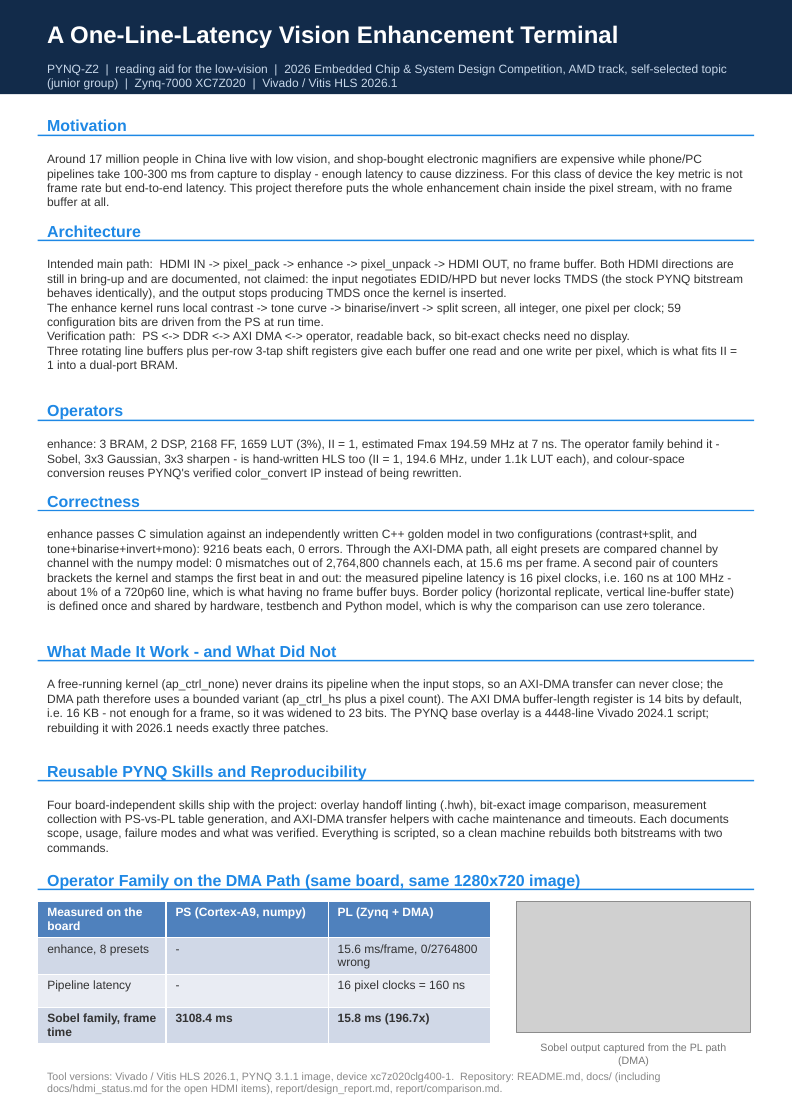
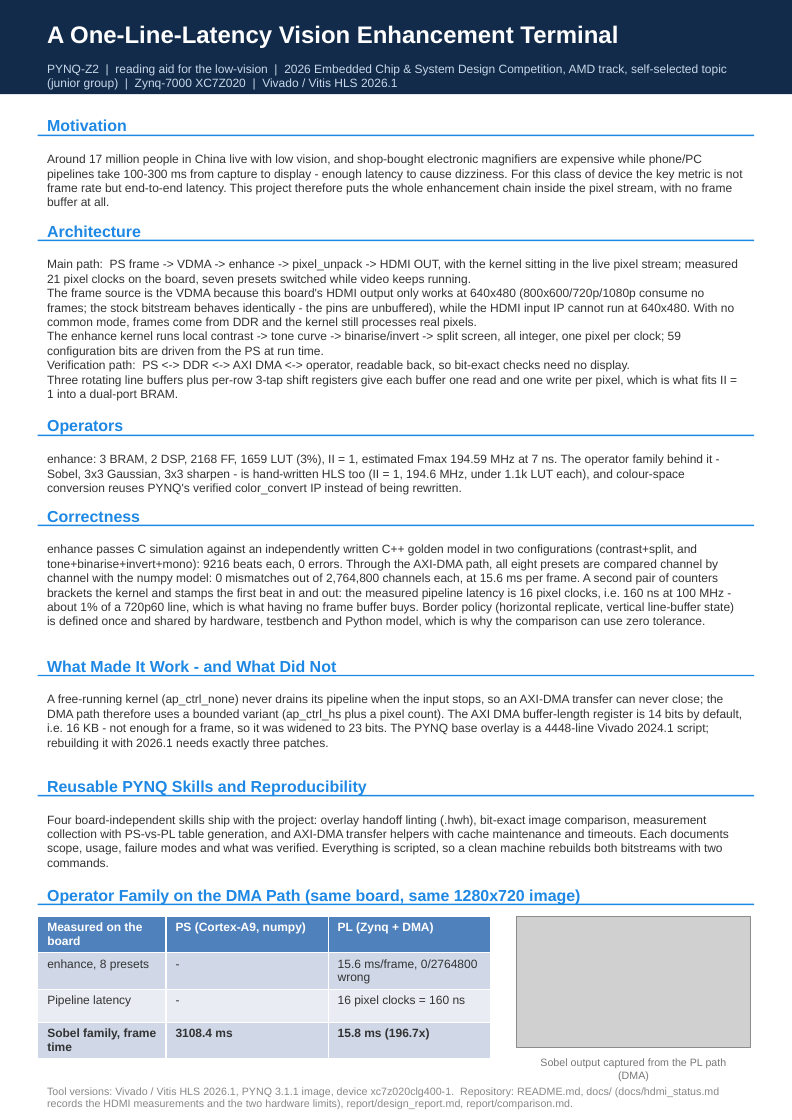
Before and after one commit to yileina459-coder/pynq_lowlight-enhance, a slide deck: slide 1 of report/poster/poster.pptx. Drawn at 792x1120 pixels with LibreOffice and Linux fonts; fonts in the diff are those of the drawing; grey boxes stand for pictures. Boxes give left, top, right and bottom in pixels: in the first picture for what was removed or moved away, otherwise in the second. Text is boxed around its words. In the diff, an @@ line names an element or a change of style, - is before the commit and + after.

Commit message:
docs: poster, checklist and report now state the measured HDMI facts
Poster architecture paragraph replaced: it used to say both HDMI directions were still
in bring-up; it now describes the delivered path (PS frame -> VDMA -> enhance ->
pixel_unpack -> HDMI OUT, 21 pixel clocks, seven presets switched live) and states the
two measured hardware limits that made a passthrough impossible.

Checklist: the HDMI rows record that the overlay produces a picture at 640x480 rather
than only loading, the collaboration log count is corrected to 38, and the known
limitations section now carries the two real limits plus the one-frame glitch that
preset switching costs.

Poster regenerated and re-checked: content ends at 29.13 of 29.70 cm, PDF page is
exactly A4.

```diff
--- a/report/poster/poster.pptx
+++ b/report/poster/poster.pptx
@@ text at (47, 259, 738, 329): text changed @@
-Intended main path: HDMI IN -> pixel_pack -> enhance -> pixel_unpack -> HDMI OUT, no frame buffer. Both HDMI directions are still in bring-up and are documented, not claimed: the input negotiates EDID/HPD but never locks TMDS (the stock PYNQ bitstream behaves identically), and the output stops producing TMDS once the kernel is inserted.
+Main path: PS frame -> VDMA -> enhance -> pixel_unpack -> HDMI OUT, with the kernel sitting in the live pixel stream; measured 21 pixel clocks on the board, seven presets switched while video keeps running.
+The frame source is the VDMA because this board's HDMI output only works at 640x480 (800x600/720p/1080p consume no frames; the stock bitstream behaves identically - the pins are unbuffered), while the HDMI input IP cannot run at 640x480. With no common mode, frames come from DDR and the kernel still processes real pixels.
@@ 10 texts, 5 rectangles, 1 picture, 1 table: place and size @@
-10 texts, 5 rectangles, 1 picture, 1 table at (37, 405, 754, 1066)
+10 texts, 5 rectangles, 1 picture, 1 table at (37, 420, 754, 1081)
@@ text at (47, 1087, 719, 1109): text changed @@
-Tool versions: Vivado / Vitis HLS 2026.1, PYNQ 3.1.1 image, device xc7z020clg400-1. Repository: README.md, docs/ (including docs/hdmi_status.md for the open HDMI items), report/design_report.md, report/comparison.md.
+Tool versions: Vivado / Vitis HLS 2026.1, PYNQ 3.1.1 image, device xc7z020clg400-1. Repository: README.md, docs/ (docs/hdmi_status.md records the HDMI measurements and the two hardware limits), report/design_report.md, report/comparison.md.
```
Also in this commit, not shown: 4 other files.
